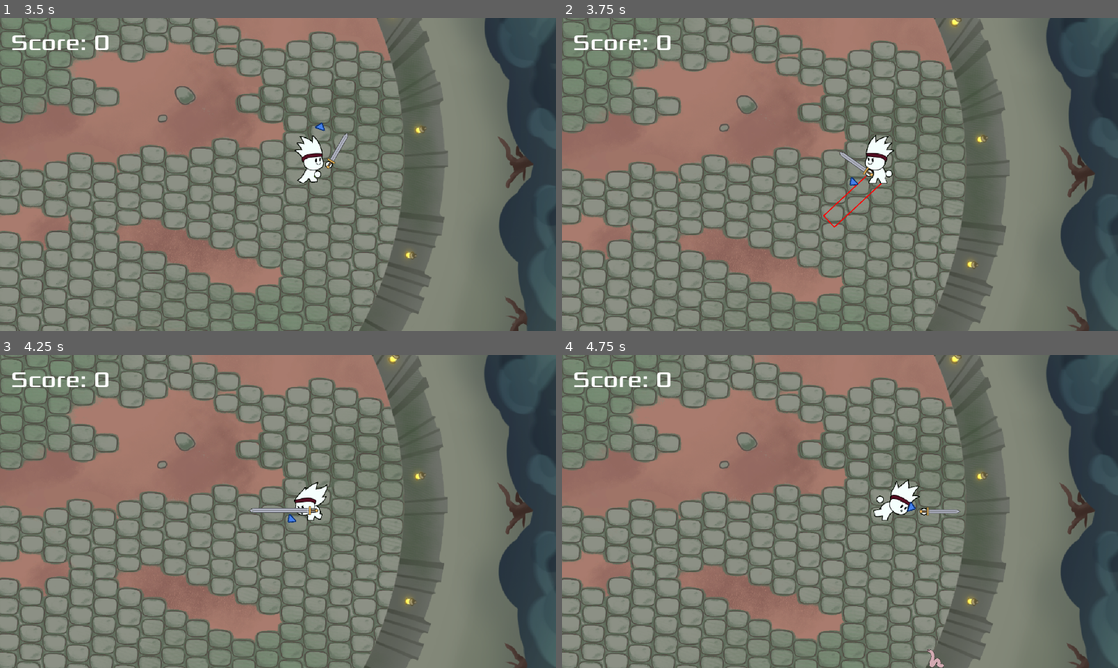
Above: before the commit, frames 1-4 (two rows, left to right).
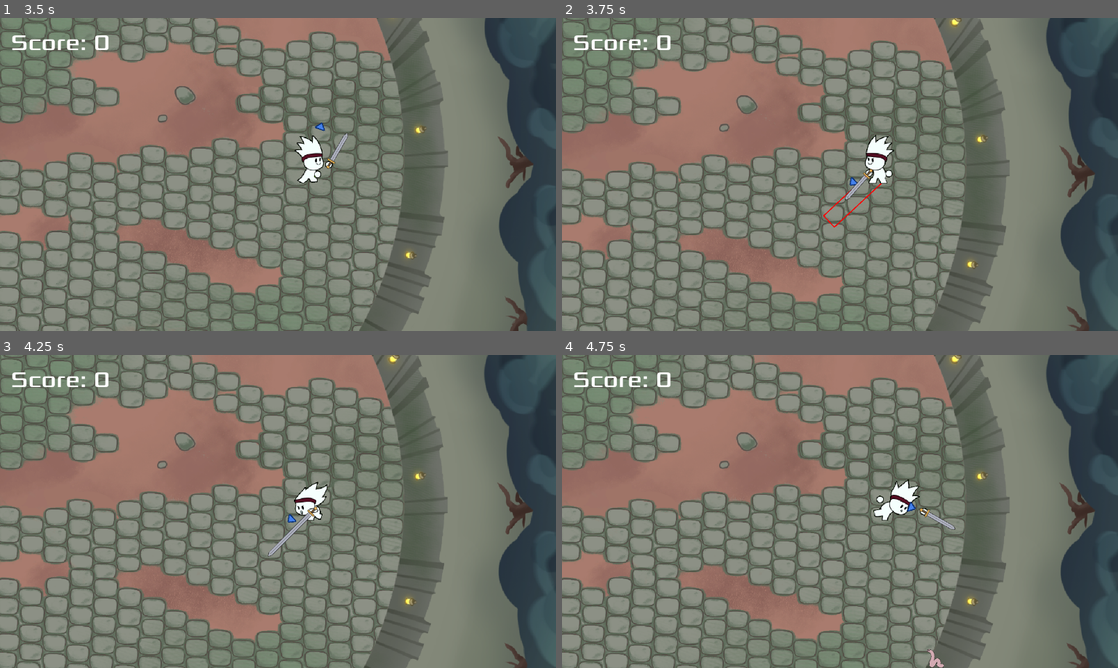
Above: after the commit, the same moments.

Repository: freddder/GMTK_Jam_2024
Game: Godot game, scene res://scenes/main_menu.tscn
Same seed, same stepped clock (60 frames per second), same inputs: the game is played once before the commit and once after it.
Inputs (mouse positions are in pixels of both pictures, inside the frame that each line leads up to):
- Up to frame 1 (3.5 s): click "Play" at 0.5 s; move the mouse to (400, 158) at 1.27 s; hold D (move_right) 1.28-2.03 s; hold Shift (dash) 1.28-2.03 s; move the mouse to (166, 190) at 2.02 s; hold S (move_down) 2.03-2.78 s; tap Space (heavy_attack) at 2.1 s; move the mouse to (333, 105) at 2.77 s; hold D (move_right) from 2.78 s (still down); click (333, 105) at 2.85 s
- Up to frame 2 (3.75 s): move the mouse to (812, 237) at 3.52 s; release D (move_right) at 3.53 s; hold W (move_up) from 3.53 s (still down); right-click (812, 237) at 3.6 s
- Up to frame 3 (4.25 s): keep holding W (move_up)
- Up to frame 4 (4.75 s): move the mouse to (1006, 558) at 4.27 s; release W (move_up) at 4.28 s; hold A (move_left) from 4.28 s (still down); hold Shift (dash) from 4.28 s (still down)

Frame 1 is identical in both runs. In frame 2, 0.2% of the frame differs, in the area x 49-56%, y 42-59%; in frame 3, 0.3%, in the area x 44-58%, y 48-65%; in frame 4, 0.2%.

Commit message:
change thrust sword animation

Diff:
--- a/scripts/sword_socket.gd
+++ b/scripts/sword_socket.gd
@@ -363,6 +363,11 @@
 	return return_value
 
 
+func get_custom_rotation_towards_cursor() -> float:
+	var vec := get_global_mouse_position() - global_position
+	return rad_to_deg(atan2(vec.y, vec.x) + PI / 2.0) * get_horizontal_flip()
+
+
 func get_custom_rotation() -> float:
 	var return_value := default_rotation
 	if player_sprite.animation == "swing_start":
@@ -372,11 +377,14 @@
 	elif player_sprite.animation == "swing_finish":
 		return_value = swing_finish_animation_rotations[player_sprite.frame]
 	elif player_sprite.animation == "thrust_start":
-		return_value = thrust_start_animation_rotations[player_sprite.frame]
+#		return_value = thrust_start_animation_rotations[player_sprite.frame]
+		return_value = get_custom_rotation_towards_cursor()
 	elif player_sprite.animation == "thrust_loop":
-		return_value = thrust_loop_animation_rotations[player_sprite.frame]
+#		return_value = thrust_loop_animation_rotations[player_sprite.frame]
+		return_value = get_custom_rotation_towards_cursor()
 	elif player_sprite.animation == "thrust_finish":
-		return_value = thrust_finish_animation_rotations[player_sprite.frame]
+#		return_value = thrust_finish_animation_rotations[player_sprite.frame]
+		return_value = get_custom_rotation_towards_cursor()
 	elif player_sprite.animation == "ground_pound_start":
 		return_value = ground_pound_start_animation_rotations[player_sprite.frame]
 	elif player_sprite.animation == "ground_pound_loop":
